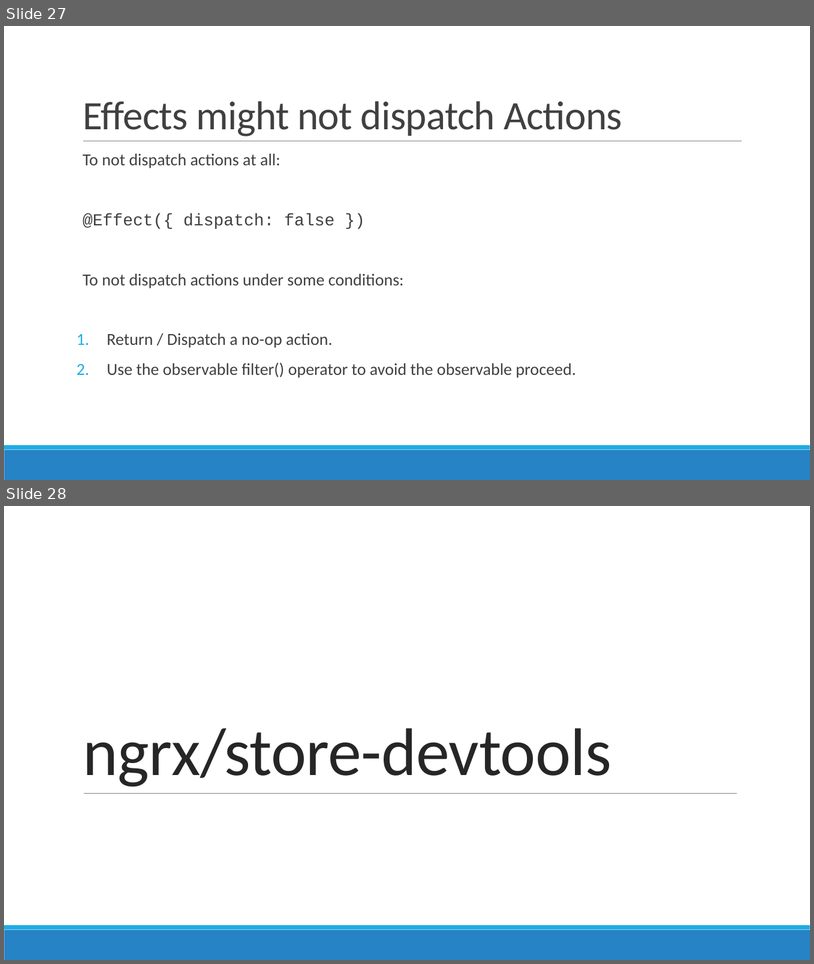
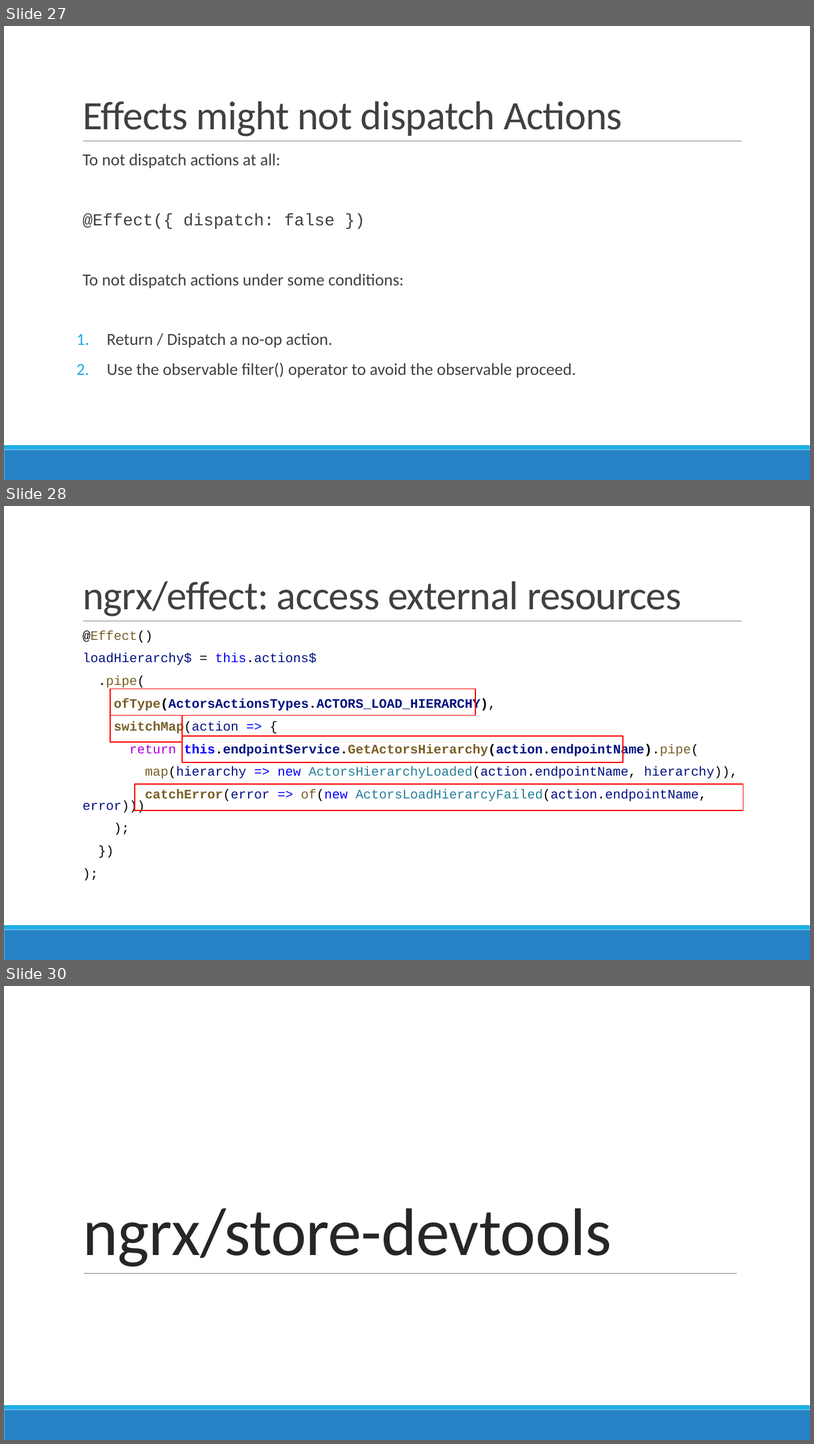
Before and after one commit to AGiorgetti/ngrx101, a slide deck: ReactiveProgramming_ngrx.pptx. Shown one above the other, each under a label of ours: slides 27 and 28 before the commit, slides 27, 28 and 30 after it; the slides between them are not shown. The pictures are 814x964 and 814x1444 pixels, drawn with LibreOffice and Linux fonts; fonts in the diff are those of the drawing. Boxes give left, top, right and bottom in pixels: in the first picture for what was removed or moved away, otherwise in the second. Text is boxed around its words. In the diff, an @@ line names an element or a change of style, - is before the commit and + after.

```diff
--- a/ReactiveProgramming_ngrx.pptx
+++ b/ReactiveProgramming_ngrx.pptx
@@ slide 28 added at [4,506,810,960], background #FFFFFF; not listed: 3 template elements that a slide beside it also shows @@
@@ title added at [83,581,682,616], 48 pt, text #404040 @@
+ngrx/effect: access external resources
@@ text added at [83,630,738,813], 15.5 pt, text #001080 @@
+  @Effect()
+  loadHierarchy$ = this.actions$
+  .pipe(
+  ofType(ActorsActionsTypes.ACTORS_LOAD_HIERARCHY),
+  switchMap(action => {
+  return this.endpointService.GetActorsHierarchy(action.endpointName).pipe(
+  map(hierarchy => new ActorsHierarchyLoaded(action.endpointName, hierarchy)),
+  catchError(error => of(new ActorsLoadHierarcyFailed(action.endpointName, error)))
+  );
+  })
+  );
@@ rectangle added at [110,688,476,715], outline #FF0000 1.25 pt @@
@@ rectangle added at [110,715,182,742], outline #FF0000 1.25 pt @@
@@ rectangle added at [182,736,623,762], outline #FF0000 1.25 pt @@
@@ rectangle added at [135,784,744,810], outline #FF0000 1.25 pt @@
@@ what was slide 28 is now slide 30 @@
```
Also in this commit, not shown: 1 other slide added.
